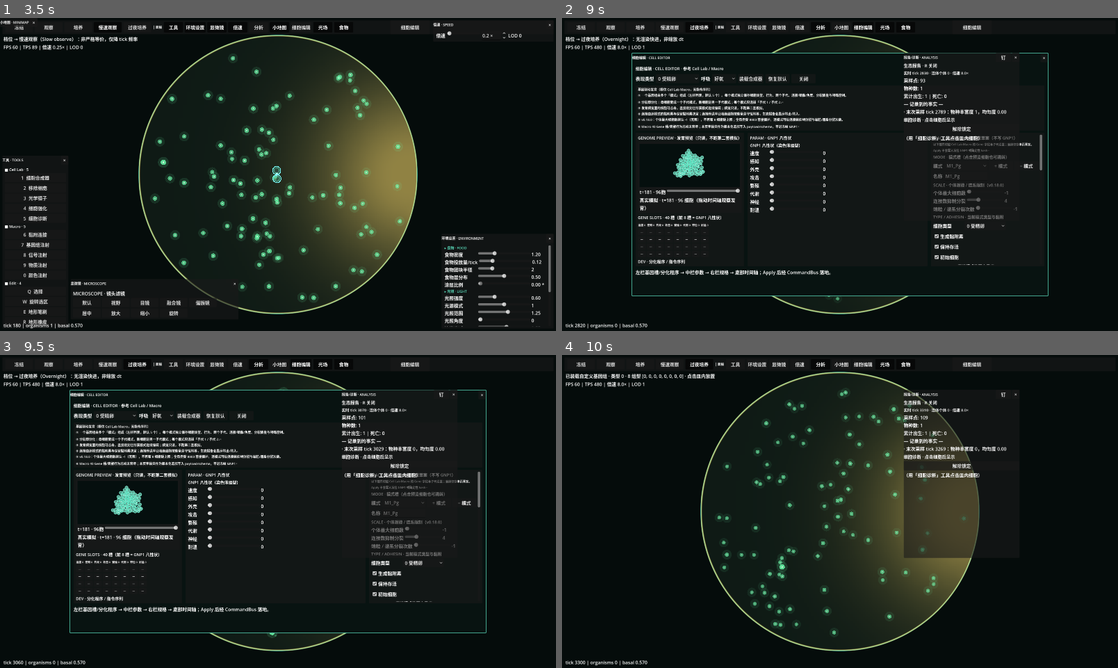
Above: before the commit, frames 1-4 (two rows, left to right).
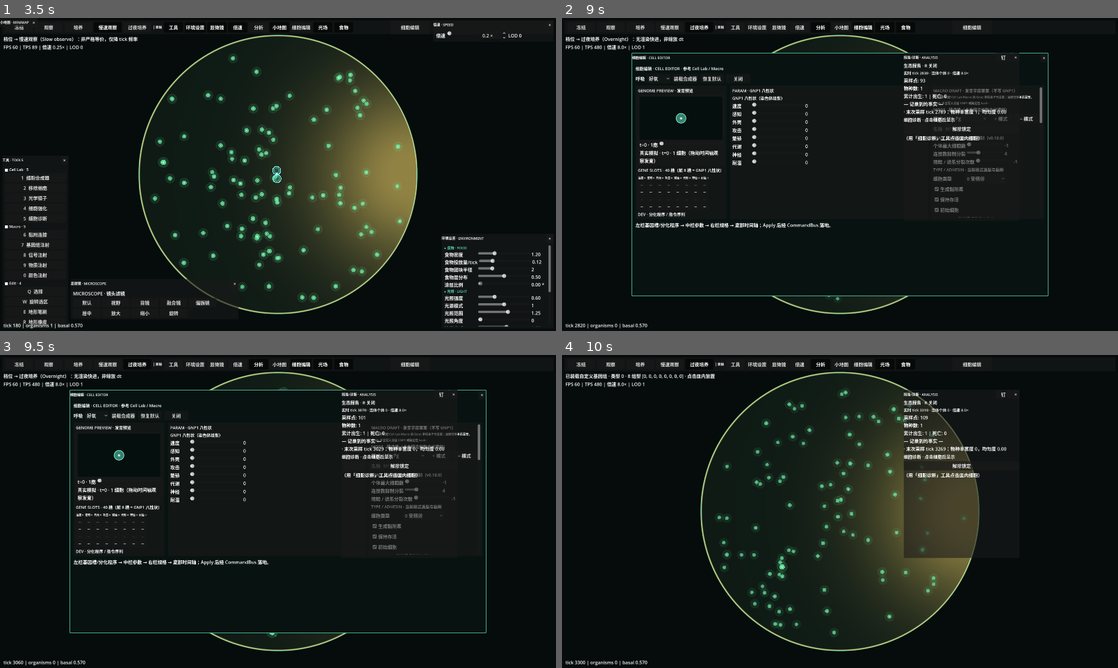
Above: after the commit, the same moments.

Repository: Oatol/cellarium
Game: Godot game, scene res://scenes/main.tscn
The game is run twice, just before and just after one commit, with the same random seed, the same clock (stepped at 60 frames per second) and the same inputs.
Inputs:
- Up to frame 1 (3.5 s): click "冻结" at 0.5 s; click "观察" at 1.25 s; click "培养" at 2 s; click "慢速观察" at 2.75 s
- Up to frame 2 (9 s): click "过夜培养" at 3.5 s; click "工具" at 4.25 s; click "环境设置" at 5 s; click "显微镜" at 5.75 s; click "倍速" at 6.5 s; click "分析" at 7.25 s; click "小地图" at 8 s; click "细胞编辑" at 8.75 s
- Up to frame 3 (9.5 s): no input
- Up to frame 4 (10 s): click "装载合成器" at 9.5 s

Frame 1 is identical in both runs. In frame 2, 7.0% of the frame differs, in the area x 13-87%, y 18-83%; in frame 3, 7.0%; in frame 4, less than 0.1%.

Commit message:
v0.27.0: default preview to t=0 and simplify editor UI

Diff:
--- a/godot/cellarium-release/scripts/ui/DevEditorPanel.gd
+++ b/godot/cellarium-release/scripts/ui/DevEditorPanel.gd
@@ -63,7 +63,6 @@
 var _trait_labels: Array[Label] = []
 var _timeline_rows: HBoxContainer = null
 var _summary_label: Label = null
-var _type_option: OptionButton = null
 var _respiration_option: OptionButton = null
 var _status_label: Label = null
 var _gene_slot_labels: Array[Label] = []
@@ -148,7 +147,7 @@
 		"基因驱动发育（模仿 Cell Lab Macro，无指令序列）\n"
 		+ "① 一个基因组由多个「模式」组成（左栏列表，默认 5 个）。每个模式独立保存细胞类型、行为、两个子代、连接/镜像/角度、分裂质量与特殊控制。\n"
 		+ "② 分裂即分化：母细胞变成一个子代模式，新细胞是另一子代模式；每个模式只选择「子代 1 / 子代 2」。\n"
-		+ "③ 发育预览里的细胞可点击，直接跳到它所属模式继续编辑；预览只读，不跑第二套模拟。\n"
+		+ "③ 发育预览里的细胞可点击，直接跳到它所属模式继续编辑。\n"
 		+ "④ 连接由逐模式的黏附素与保留黏附素决定；连接传递率让相连细胞按能量差守恒转移，生态报告会显示转出/转入。\n"
 		+ "⑤ v0.18.0：个体最大细胞数默认 -1（无限），不再有 8 细胞硬上限；全局仍受 8000 容量保护。逐模式可设连接数抑制分裂与端粒/谱系分裂次数。\n"
 		+ "⑥ Macro 40 Gene 槽/完整行为总线未穷尽；本页字段只作为版本化追加写入 payload/schema，不进冻结 GNP1。"
@@ -168,7 +167,7 @@
 	return (
 		"指令集（dev_program 从上到下按 tick 顺序执行，不做并行）\n"
 		+ "① DIVIDE 分裂：a=被分裂的细胞索引（从 0 合子开始）；b=分裂角度 0–255（0=向右，64=向下，128=向左，192=向上）；c=亲子间距（世界单位，建议 14，太小会重叠）。每 1 条 DIVIDE 多 1 个细胞。\n"
-		+ "② DIFFERENTIATE 分化：a=细胞索引；b=目标类型（光合 4、硝化 10 等，见表现类型下拉）；c 保留。\n"
+		+ "② DIFFERENTIATE 分化：a=细胞索引；b=目标类型（光合 4、硝化 10 等，见右栏「细胞类型」）；c 保留。\n"
 		+ "③ LINK 连接：a/b=两个细胞索引；c=连接静息长度（14 起）。不填连接也能分裂，只是不构成协作体。\n"
 		+ "不会分裂最常见原因：dev_program 里没有 DIVIDE，或只改了草案没点「装载合成器」并在皿内点击放置。用上面「分裂×1」模板即可立刻验证。"
 	)
@@ -192,17 +191,10 @@
 	var title: Label = _make_section_title("细胞编辑 · CELL EDITOR · 参考 Cell Lab / Macro")
 	_content.add_child(title)
 
-	# 顶部工具条：表现类型 + 呼吸方式 + 模板 + Apply（写入仍只经 CommandBus）。
+	# 顶部工具条：呼吸方式 + 模板 + Apply（写入仍只经 CommandBus）。
+	# 表现类型不再单独选择：真相源是当前模式的「细胞类型」，由右栏 Macro Draft 编辑。
 	var toolbar: HBoxContainer = HBoxContainer.new()
 	toolbar.add_theme_constant_override("separation", 6)
-	var type_label: Label = Label.new()
-	type_label.text = "表现类型"
-	_type_option = OptionButton.new()
-	_type_option.custom_minimum_size = Vector2(150, 0)
-	for entry in VISUALS.call("entries"):
-		_type_option.add_item("%d %s" % [int(entry.get("id", 0)), str(entry.get("label", "?"))])
-	toolbar.add_child(type_label)
-	toolbar.add_child(_type_option)
 	var respiration_label: Label = Label.new()
 	respiration_label.text = "呼吸"
 	_respiration_option = OptionButton.new()
@@ -246,24 +238,7 @@
 		toolbar.add_child(button)
 	_content.add_child(toolbar)
 
-	# 指令集说明：把 dev_program 的三个 opcode 与 a/b/c 语义写清楚，避免「不会用、细胞不分裂」。
-	var help_panel: PanelContainer = PanelContainer.new()
-	help_panel.name = "InstructionHelp"
-	var help_margin: MarginContainer = MarginContainer.new()
-	help_margin.add_theme_constant_override("margin_left", 8)
-	help_margin.add_theme_constant_override("margin_top", 5)
-	help_margin.add_theme_constant_override("margin_right", 8)
-	help_margin.add_theme_constant_override("margin_bottom", 5)
-	var help_label: Label = Label.new()
-	help_label.name = "InstructionHelpLabel"
-	help_label.autowrap_mode = TextServer.AUTOWRAP_WORD_SMART
-	help_label.add_theme_font_size_override("font_size", 11)
-	help_label.text = gene_help_text()
-	help_margin.add_child(help_label)
-	help_panel.add_child(help_margin)
-	_content.add_child(help_panel)
-
-	# 主体三栏。
+	# 主体三栏（v0.27.0：删除顶部长篇说明，减少滚动；字段含义见各控件 tooltip）。
 	var body: HSplitContainer = HSplitContainer.new()
 	body.size_flags_vertical = Control.SIZE_EXPAND_FILL
 	body.custom_minimum_size = Vector2(0, 420)
@@ -311,7 +286,7 @@
 	margin.add_theme_constant_override("margin_right", 8)
 	margin.add_theme_constant_override("margin_bottom", 6)
 	var box: VBoxContainer = VBoxContainer.new()
-	box.add_child(_make_section_title("GENOME PREVIEW · 发育预览（只读，不跑第二套模拟）"))
+	box.add_child(_make_section_title("GENOME PREVIEW · 发育预览"))
 	_genome_preview = (GENOME_PREVIEW_SCENE as PackedScene).instantiate()
 	_genome_preview.name = "GenomePreview"
 	if _genome_preview.has_signal("mode_selected") and not _genome_preview.is_connected("mode_selected", Callable(self, "_on_preview_mode_selected")):
@@ -1182,7 +1157,7 @@
 		if _status_label != null:
 			_status_label.text = "草案无效：指令数超过 %d 或操作数越界" % MAX_DEV_INSTRUCTIONS
 		return
-	_type_id = 0 if _type_option == null else _type_option.selected
+	_type_id = _current_type_id()
 	draft_applied.emit(draft.duplicate_genome(), _type_id)
 	visible = false
 
@@ -1197,8 +1172,12 @@
 	_write_program(program)
 	return true
 
+## 表现类型下拉已删除；类型真相源是当前模式的 cell_type（右栏 Macro Draft）。
+func _current_type_id() -> int:
+	return clampi(int(_macro_draft.get("cell_type", 0)), 0, 17)
+
 func get_type_id() -> int:
-	return 0 if _type_option == null else _type_option.selected
+	return _current_type_id()
 
 ## 供 GameHUD 读取当前草案摘要（反馈用）。
 func draft_summary() -> String:
--- a/godot/cellarium-release/scripts/ui/GenomePreview.gd
+++ b/godot/cellarium-release/scripts/ui/GenomePreview.gd
@@ -23,6 +23,9 @@
 const VIEW_SCALE_MAX: float = 2.4
 const VIEW_SCALE_MIN: float = 0.12
 const VIEW_MARGIN_PX: float = 12.0
+## 默认草案 division_mass=1.0 超出真实能量上限，永远不会分裂；空跑到 4000 tick 会卡死。
+## 连续 N tick 没有分裂就认为该草案不再发育，提前收尾（有分裂时仍按真实发育继续）。
+const IDLE_STOP_TICKS: int = 240
 
 var _world: RefCounted = null
 var _pan: Vector2 = Vector2.ZERO
@@ -209,12 +212,14 @@
 	_world.setup(_genes, _initial_slot)
 	var accumulated_splits: Array[Dictionary] = []
 	var divisions: int = 0
+	var last_split_tick: int = 0
 	# 初始快照（合子）
 	_states.append(_make_snapshot(0, "真实模拟 · 合子 · t=0", []))
 	for _t in range(4000):
 		_world.step()
 		var splits: Array[Dictionary] = _world.consume_splits()
 		if not splits.is_empty():
+			last_split_tick = int(_world.get_tick())
 			for entry in splits:
 				accumulated_splits.append((entry as Dictionary).duplicate(true))
 				divisions += 1
@@ -222,22 +227,25 @@
 				var cells: Array[Dictionary] = _world.snapshot_cells()
 				var caption: String = "真实模拟 · 分裂 %d · %d 细胞 · t=%d" % [divisions, cells.size(), int(_world.get_tick())]
 				_states.append(_make_snapshot(divisions, caption, accumulated_splits.duplicate(true)))
-		if bool(_world.is_grown()):
+		# 无分裂草案（如默认 division_mass=1.0）不再空跑满 4000 tick。
+		if bool(_world.is_grown()) or int(_world.get_tick()) - last_split_tick >= IDLE_STOP_TICKS:
 			break
 	_max_tick = int(_world.get_tick())
-	# 时间轴范围 = 发育完成 tick；初始停在末态（Cell Lab 默认展示已发育形态，可拖回合子）。
+	# 时间轴范围 = 本次发育收尾 tick；初始停在 t=0，拖到末态才需重跑。
 	_init_timeline()
 
 ## 连续时间定位：拖动滑块 → 真实模拟续跑/重置到该 tick → 渲染那一刻。
+## 默认停在 t=0（合子）：先跑完整段只为拿 _max_tick/里程碑，拖到末态才需重跑 74 tick，
+## 默认在末态时用户一拖就会触发重置+重跑而卡顿（Cell Lab Macro 也是从 0 小时开始）。
 func _init_timeline() -> void:
 	if _timeline != null:
 		_timeline.min_value = 0.0
 		_timeline.max_value = float(maxi(1, _max_tick))
 		_timeline.step = 1.0
 		_syncing_timeline = true
-		_timeline.value = float(_max_tick)
+		_timeline.value = 0.0
 		_syncing_timeline = false
-	_seek_to(_max_tick)
+	_seek_to(0)
 
 func _on_timeline_changed(value: float) -> void:
 	if _syncing_timeline:
--- a/godot/cellarium-release/tools/PreviewReplicaProbe.gd
+++ b/godot/cellarium-release/tools/PreviewReplicaProbe.gd
@@ -87,6 +87,7 @@
 		 "make_glue": true, "initial": true, "telomere": -1},
 	]
 	inst.call("set_program", [], {}, true, modes)
+	_check(int(inst.call("get_current_tick")) == 0, "预览时间轴默认 t=0（避免一拖就重跑）")
 	var nstate: int = int(inst.call("get_state_count"))
 	_check(nstate >= 2, "GenomePreview 多模式真实模拟状态 >=2 (got " + str(nstate) + ")")
 	var cells_last: int = int(inst.call("get_cell_count_at", nstate - 1))
--- a/godot/cellarium-release/tools/SmokeTest.gd
+++ b/godot/cellarium-release/tools/SmokeTest.gd
@@ -3254,6 +3254,10 @@
 	if dev.get_node_or_null("Panel/Content") == null:
 		push_error("SmokeTest: dev editor content skeleton missing")
 		dev.queue_free(); return false
+	# v0.27.0：顶部长篇说明已删除，避免遮挡预览并减少滚动。
+	if dev.find_child("InstructionHelp", true, false) != null:
+		push_error("SmokeTest: dev editor instruction help panel must be removed")
+		dev.queue_free(); return false
 	# v0.15.0：默认基因模式，dev_program 为空；DIVIDE/DIFFERENTIATE/LINK UI 全部隐藏。
 	if not (dev.call("_program") as Array).is_empty():
 		push_error("SmokeTest: gene-mode editor must have empty dev_program")
@@ -3310,6 +3314,10 @@
 		"max_divisions": 3, "make_glue": true, "max_connections": 16,
 	}
 	preview_node.call("set_program", [], preview_draft, true)
+	# v0.27.0：默认停在 t=0（合子），避免初始就停在末态导致一拖就重置重跑。
+	if int(preview_node.call("get_current_tick")) != 0:
+		push_error("SmokeTest: preview timeline must default to tick 0")
+		dev.queue_free(); return false
 	var state_count_gp: int = int(preview_node.call("get_state_count"))
 	if state_count_gp < 2 or int(preview_node.call("get_cell_count_at", state_count_gp - 1)) < 2:
 		push_error("SmokeTest: gene preview did not simulate division sequence")
Not shown, changed: CHANGELOG.md
